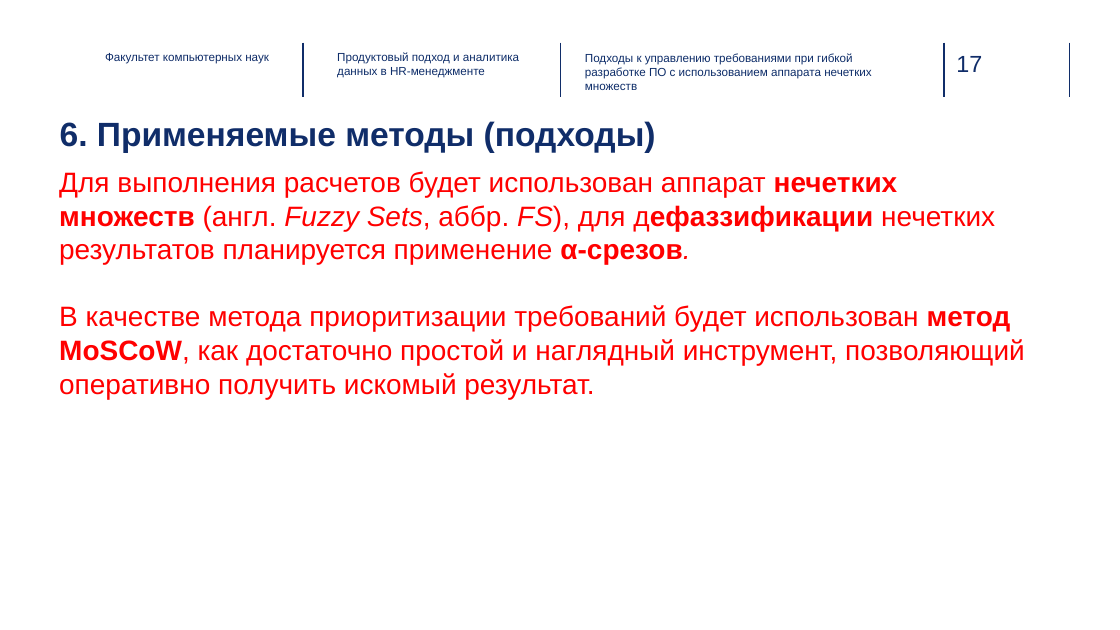
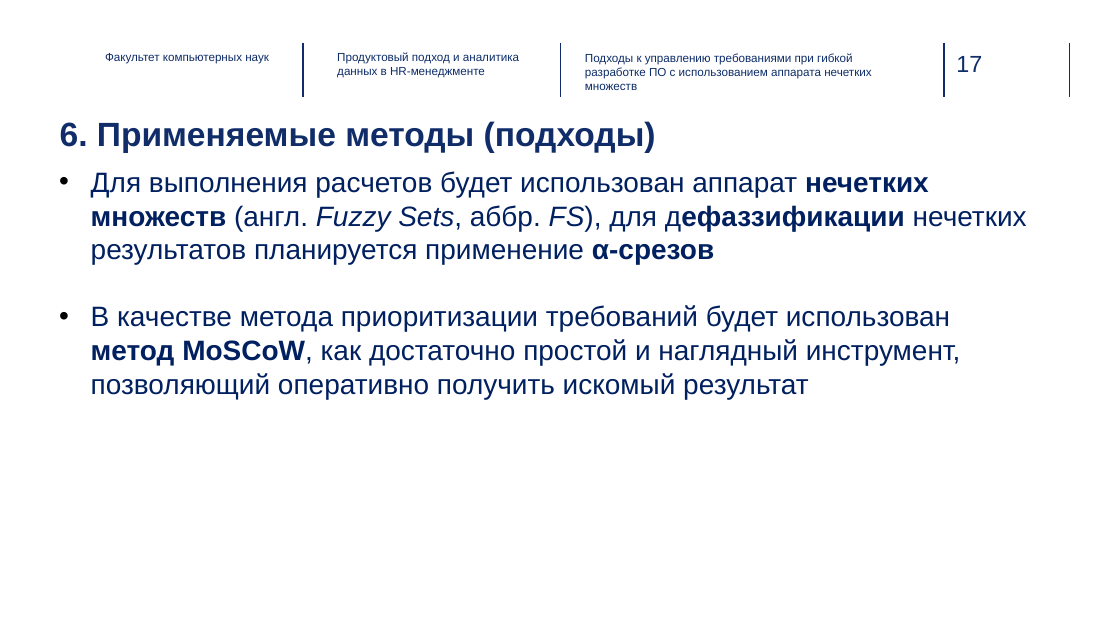
Before and after one commit to inna531/Fuzzy-Agile-Development, a slide deck: slide 17 of 2025.11.25_Понаровская_презентация_PP.pptx. Drawn at 1120x630 pixels with LibreOffice and Linux fonts; fonts in the diff are those of the drawing; background and template pictures are left out. Boxes give left, top, right and bottom in pixels: in the first picture for what was removed or moved away, otherwise in the second. Text is boxed around its words. In the diff, an @@ line names an element or a change of style, - is before the commit and + after.

```diff
--- a/2025.11.25_Понаровская_презентация_PP.pptx
+++ b/2025.11.25_Понаровская_презентация_PP.pptx
@@ text at bbox=[91, 171, 1027, 399]: text changed; text colour #FF0000 to #002060 @@
-Для выполнения расчетов будет использован аппарат нечетких множеств (англ. Fuzzy Sets, аббр. FS), для дефаззификации нечетких результатов планируется применение α-срезов.
-В качестве метода приоритизации требований будет использован метод MoSCoW, как достаточно простой и наглядный инструмент, позволяющий оперативно получить искомый результат.
+• Для выполнения расчетов будет использован аппарат нечетких множеств (англ. Fuzzy Sets, аббр. FS), для дефаззификации нечетких результатов планируется применение α-срезов
+• В качестве метода приоритизации требований будет использован метод MoSCoW, как достаточно простой и наглядный инструмент, позволяющий оперативно получить искомый результат
```
Also in this commit, not shown: 13 other slides changed, 5 other files.
